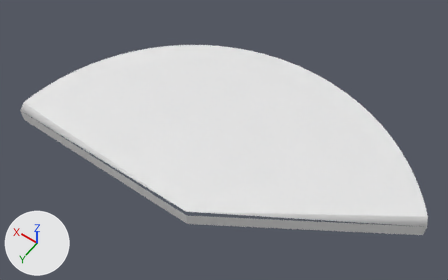
Renders of the OBJ model Assets/Models/Slice41.obj from each side of a commit.
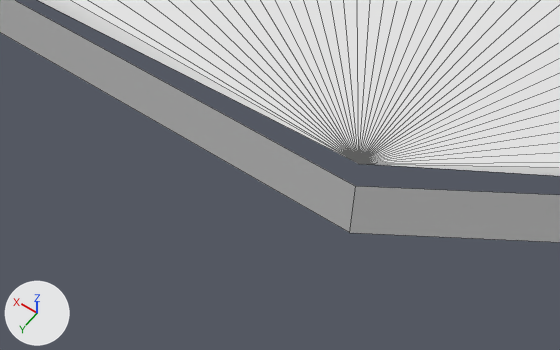
Each version is shown whole from a 50 mm camera at (-0.917, 1.014, 2.22) aimed at (0.122, -0.442, -0.067), then close up from a 50 mm camera at (-0.177, 0.357, 0.488) aimed at (0.056, 0.031, -0.024). Arrows for +X, +Y and +Z are at lower left; the lights stay in place. The close-ups show mesh edges as thin lines. Where no turn or scale is listed for an object, it has been applied to the vertices.

The older version as bpy lines, for what is in view:
```python
me_slice41 = bpy.data.meshes.new('Slice41')
me_slice41.from_pydata(...)  # 49 vertices, 45 faces; spans x -0.84..1.0, y -1.0..0.0, z -0.1..0.0
# before: 0 (0.0, 0.0, 0.0) at pixel (358, 163), 2 (1.0, 0.0, -0.03), 44 (-0.84, -0.54, -0.03), 45 (0.0, 0.0, -0.1) at pixel (349, 232), 46 (0.0, 0.0, -0.03) at pixel (355, 186)
# before: 47 (1.0, 0.0, -0.1), 48 (-0.84, -0.54, -0.1)
ob_slice41 = bpy.data.objects.new('Slice41', me_slice41)
ob_slice41.location = (0.0, 0.0, 0.0)
```
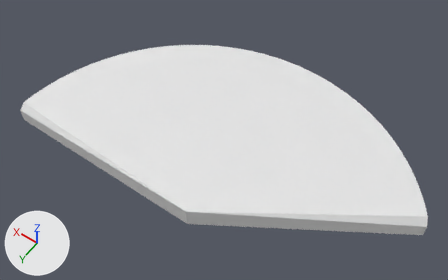
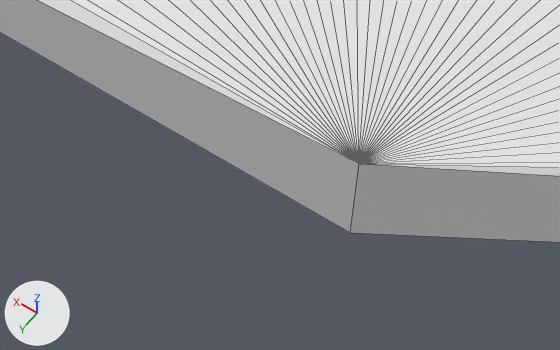
Location of each change, (x1, y1, x2, y2) in pixels of the close-ups (560 x 350 px; the box of a moved part takes in the faces that stretch with it):
part 1 of me_slice41, moved or reshaped: (0, 0, 560, 242) in both

The edits, one by one:
me_slice41 has 49 vertices, 45 faces and spans x -0.84..1.0, y -1.0..0.0, z -0.1..0.0.
me_slice41 is used by ob_slice41; location (0.0, 0.0, 0.0).
Verts and faces of me_slice41; kept vertices keep their numbers, new ones are numbered from 49.
Part 1, on me_slice41:
Vertices deleted: 46 (with the faces that use them).
New faces: (0, 2, 47, 45), (0, 45, 48, 44).
